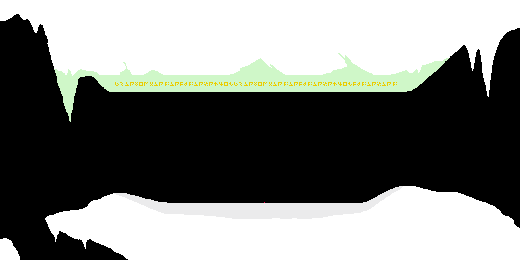
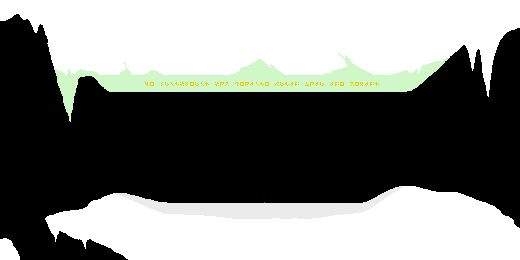
Layer changes from the first 520×260 image to the second:
painted on "Schrift" over [115, 82, 397, 86]
hid "snowcave_crater.png" over [115, 82, 397, 86]
